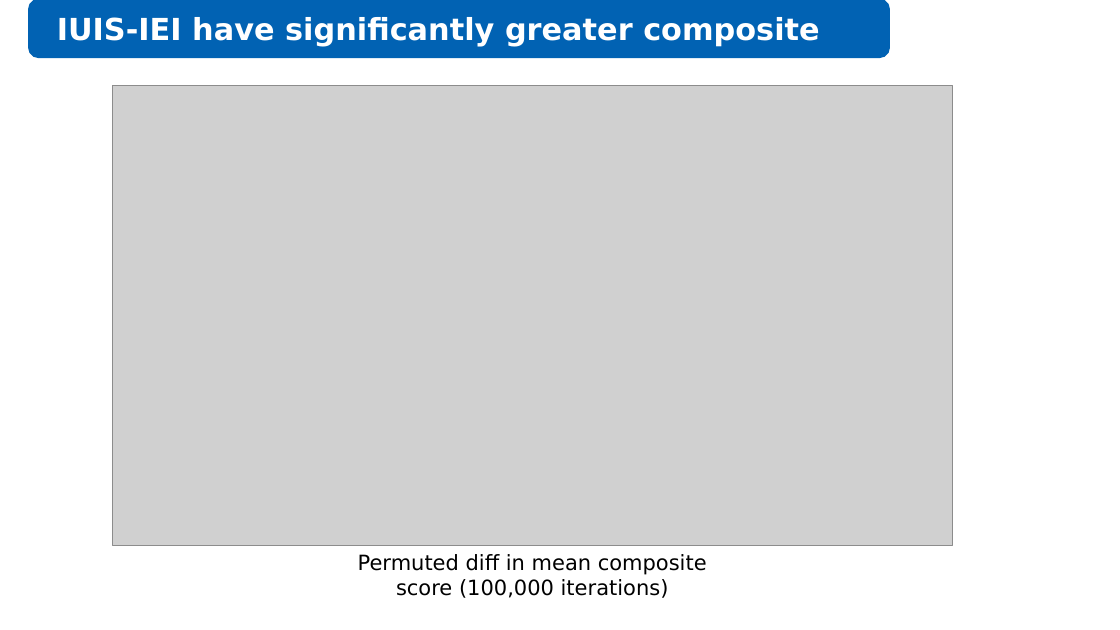
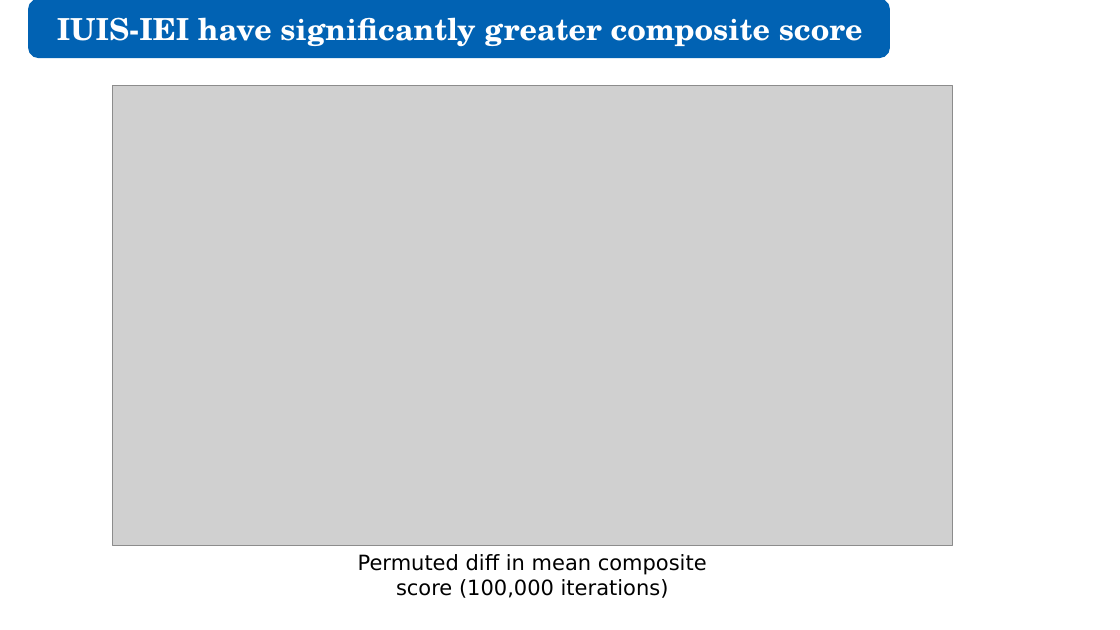
Before and after one commit to juliandeanmoran/BISSH, a slide deck: slide 16 of reports/2026-08-28_projectUpdate_3/2026-08-28_projectUpdate_3_jmoran.pptx. Drawn at 1120x630 pixels with LibreOffice and Linux fonts; fonts in the diff are those of the drawing; grey boxes stand for pictures. Boxes give left, top, right and bottom in pixels: in the first picture for what was removed or moved away, otherwise in the second. Text is boxed around its words. In the diff, an @@ line names an element or a change of style, - is before the commit and + after.

```diff
--- a/reports/2026-08-28_projectUpdate_3/2026-08-28_projectUpdate_3_jmoran.pptx
+++ b/reports/2026-08-28_projectUpdate_3/2026-08-28_projectUpdate_3_jmoran.pptx
@@ text "IUIS-IEI have significantly greater composite ..." at [57, 17, 863, 47]: font DejaVu Sans to TeX Gyre Schola @@
```
Also in this commit, not shown: 3 other slides changed, 1 slide added.
